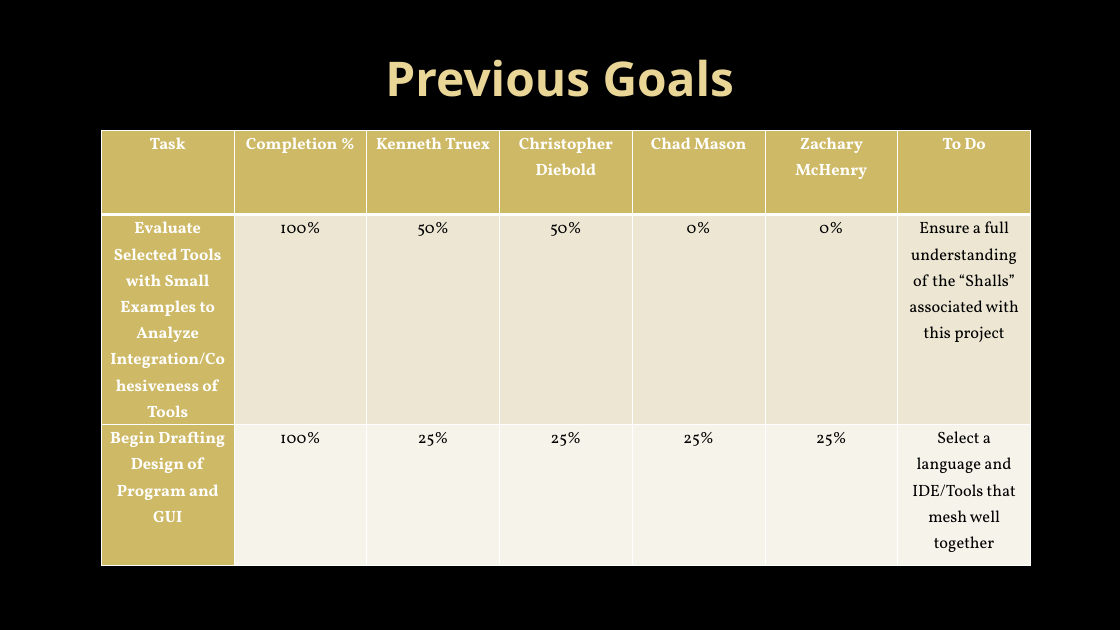
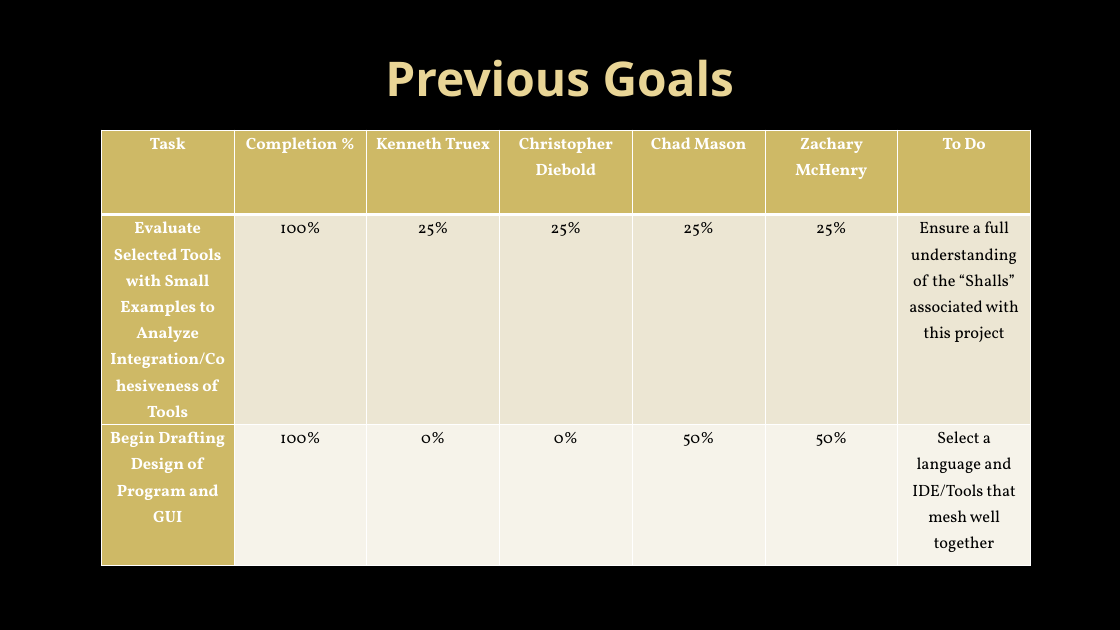
Before and after one commit to Topgun122104/SeniorProj, a slide deck: slide 3 of Documents/Presentations/Milestone 1 presentation.pptx. Drawn at 1120x630 pixels with LibreOffice and Linux fonts; fonts in the diff are those of the drawing; background and template pictures are left out. Boxes give left, top, right and bottom in pixels: in the first picture for what was removed or moved away, otherwise in the second. Text is boxed around its words. In the diff, an @@ line names an element or a change of style, - is before the commit and + after.

```diff
--- a/Documents/Presentations/Milestone 1 presentation.pptx
+++ b/Documents/Presentations/Milestone 1 presentation.pptx
@@ table at bbox=[102, 130, 1031, 556] @@
-row 2: Evaluate Selected Tools with Small Examples to Analyze Integration/Cohesiveness of Tools | 100% | 50% | 50% | 0% | 0% | Ensure a full understanding of the “Shalls” associated with this project
+row 2: Evaluate Selected Tools with Small Examples to Analyze Integration/Cohesiveness of Tools | 100% | 25% | 25% | 25% | 25% | Ensure a full understanding of the “Shalls” associated with this project
-row 3: Begin Drafting Design of Program and GUI | 100% | 25% | 25% | 25% | 25% | Select a language and IDE/Tools that mesh well together
+row 3: Begin Drafting Design of Program and GUI | 100% | 0% | 0% | 50% | 50% | Select a language and IDE/Tools that mesh well together
```
Also in this commit, not shown: 1 other slide changed, 6 slides added, 3 slides removed.
